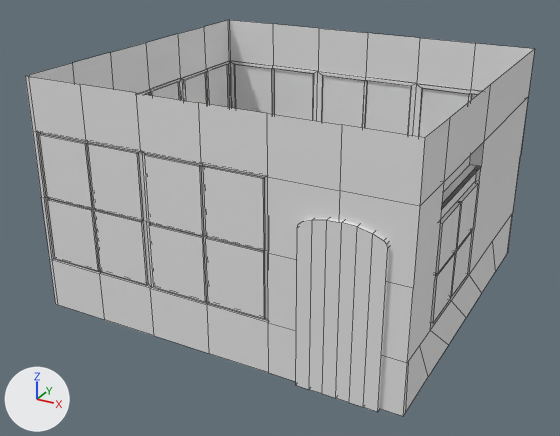
Before and after pictures for a commit that changed the Blender file Assets/3D/Escenario.blend.
Rendered twice from a 50 mm camera at (50.0, -90.5, 51.0) aimed at (-0.9, 2.1, 4.7). The lights are fixed; the arrows at lower left show +X, +Y and +Z. Mesh edges are drawn as thin lines on the coarser meshes.

Objects in the first picture: 'Cube.001', 'Escenario'.
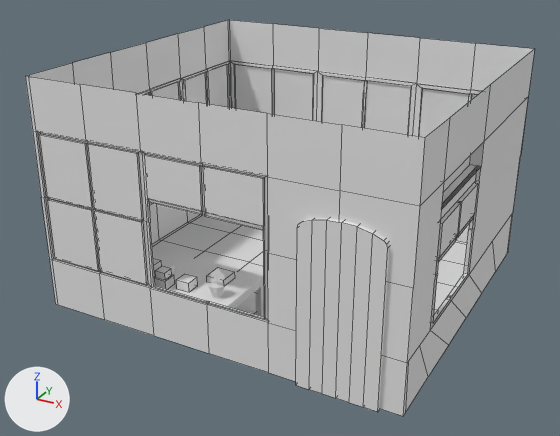
Boxes (x1, y1, x2, y2) around the edits, measured in the pictures (560 x 436 px; the box of a moved part takes in the faces that stretch with it):
part 1 of me_cube_001, moved or reshaped: before (144, 155, 477, 322); after (144, 155, 477, 274)
part 2 of me_cube_001, moved or reshaped: (362, 81, 411, 135) in both
'Cube.005', unchanged, uncovered by the edit: after (128, 251, 264, 328)

The change, as a diff of the scene's bpy script:
```diff
--- a/Assets/3D/Escenario.blend.py
+++ b/Assets/3D/Escenario.blend.py
@@ me_cube_001 @@
 # used by ob_escenario; location = (0.0, 0.0, 0.0)
 # verts and faces of me_cube_001; kept vertices keep their numbers, new ones are numbered from 596
 # before: 30 (8.2, 30.5, 19.4) at pixel (411, 86), 353 (8.2, 30.5, 10.6), 451 (-0.2, 30.5, 19.4) at pixel (364, 80), 452 (0.3, 30.5, 19.4) at pixel (367, 80), 464 (-0.2, 30.5, 10.6)
 # before: 467 (0.3, 30.5, 10.6), 510 (-0.2, 30.2, 19.4) at pixel (364, 80), 511 (0.3, 30.2, 19.4) at pixel (366, 80), 512 (0.3, 30.2, 10.6), 513 (-0.2, 30.2, 10.6)
-me_cube_001.from_pydata(...)  # 596 vertices, 546 faces; spans x -26.9..27.1, y -19.1..30.5, z -6.5..27.4
+me_cube_001.from_pydata(...)  # 609 vertices, 544 faces; spans x -26.9..27.1, y -19.1..30.5, z -6.5..27.4
+# me_cube_001 part 1
+# 20 vertices are removed from x -8.4..27.1, y -19.1..4.3, z 7.9..10.6
+# 41 faces are deleted
+# 4 vertices move from x -0.2..26.6, y -18.8..-2.7, z 8.2..10.6 to x -0.2..26.6, y -18.8..-2.7, z 10.3..13.8
+# 30 vertices are added at x -8.4..27.1, y -19.1..4.3, z 9.8..13.8
+# 37 new faces join them
+# me_cube_001 part 2
+delete_faces([(451, 464, 513, 510), (452, 511, 512, 467), (30, 452, 467, 353), (510, 513, 512, 511)])
+for new, old in zip([612, 613, 614], [452, 510, 511]): verts[new] = verts[old] + (0.0, 0.0, -2.1)
+faces += [(451, 464, 513, 613, 510), (467, 612, 614, 512), (30, 452, 612, 467, 353), (512, 614, 613, 513), (452, 511, 614, 612), (510, 613, 614, 511)]
```
